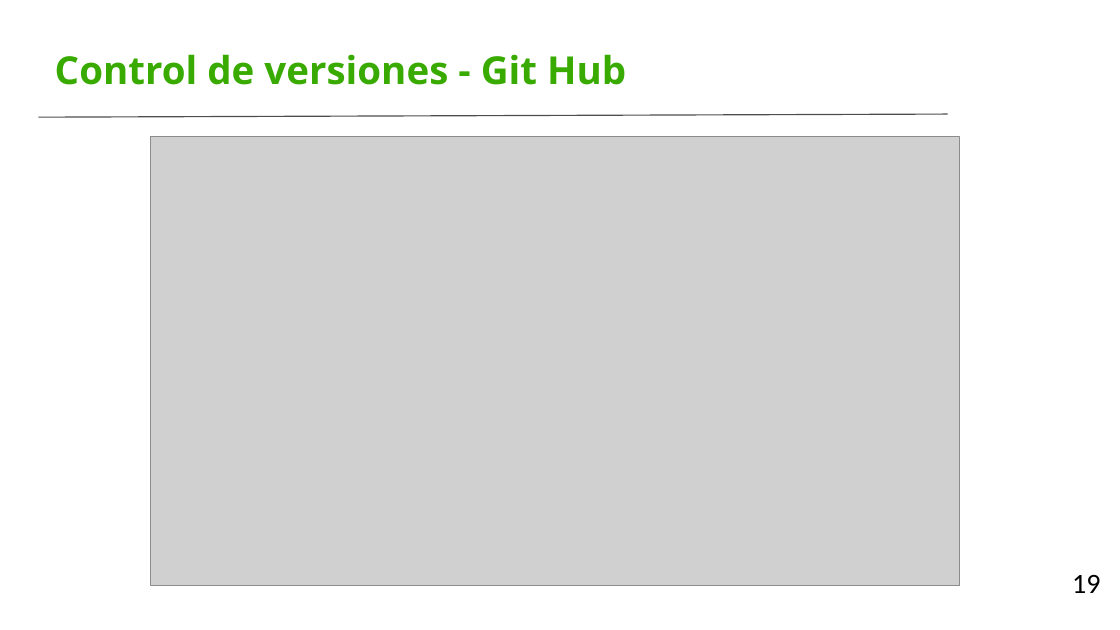
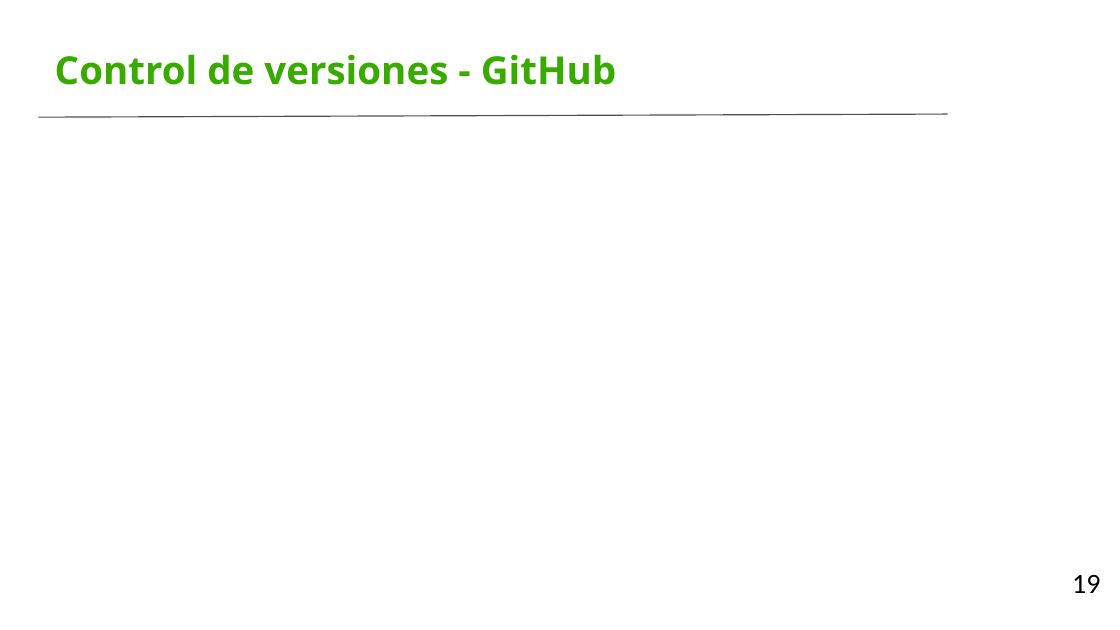
Before and after one commit to DONLEO21/Pruebas, a slide deck: slide 21 of Documentación/Presentacion_SENA_CheerClick_II.pptx (slide 22 before the commit). Drawn at 1120x630 pixels with LibreOffice and Linux fonts; fonts in the diff are those of the drawing; grey boxes stand for pictures; background and template pictures are left out. Boxes give left, top, right and bottom in pixels: in the first picture for what was removed or moved away, otherwise in the second. Text is boxed around its words. In the diff, an @@ line names an element or a change of style, - is before the commit and + after.

```diff
--- a/Documentación/Presentacion_SENA_CheerClick_II.pptx
+++ b/Documentación/Presentacion_SENA_CheerClick_II.pptx
@@ text at [55, 54, 616, 85]: spaces changed @@
-Control de versiones - Git Hub
+Control de versiones - GitHub
@@ picture removed at [150, 137, 960, 586] @@
```
Also in this commit, not shown: 12 other slides changed, 1 slide added, 2 slides removed.
